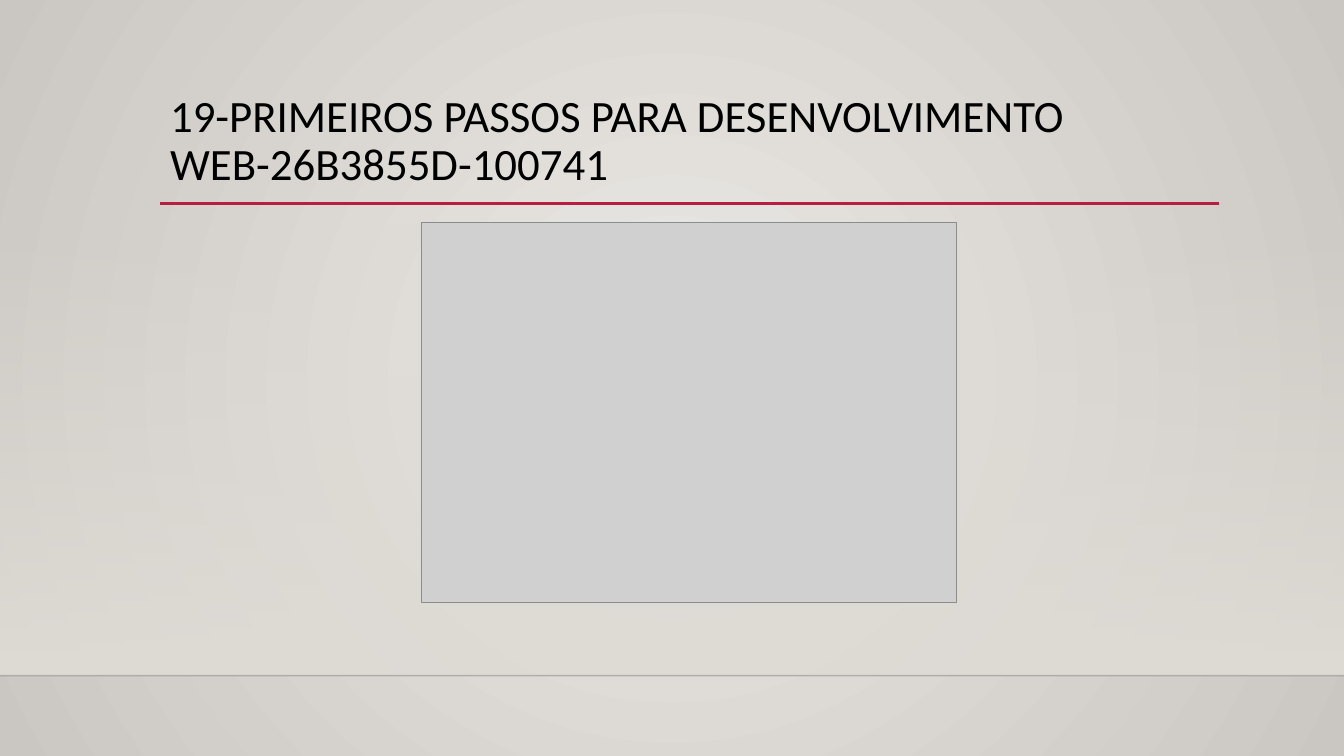
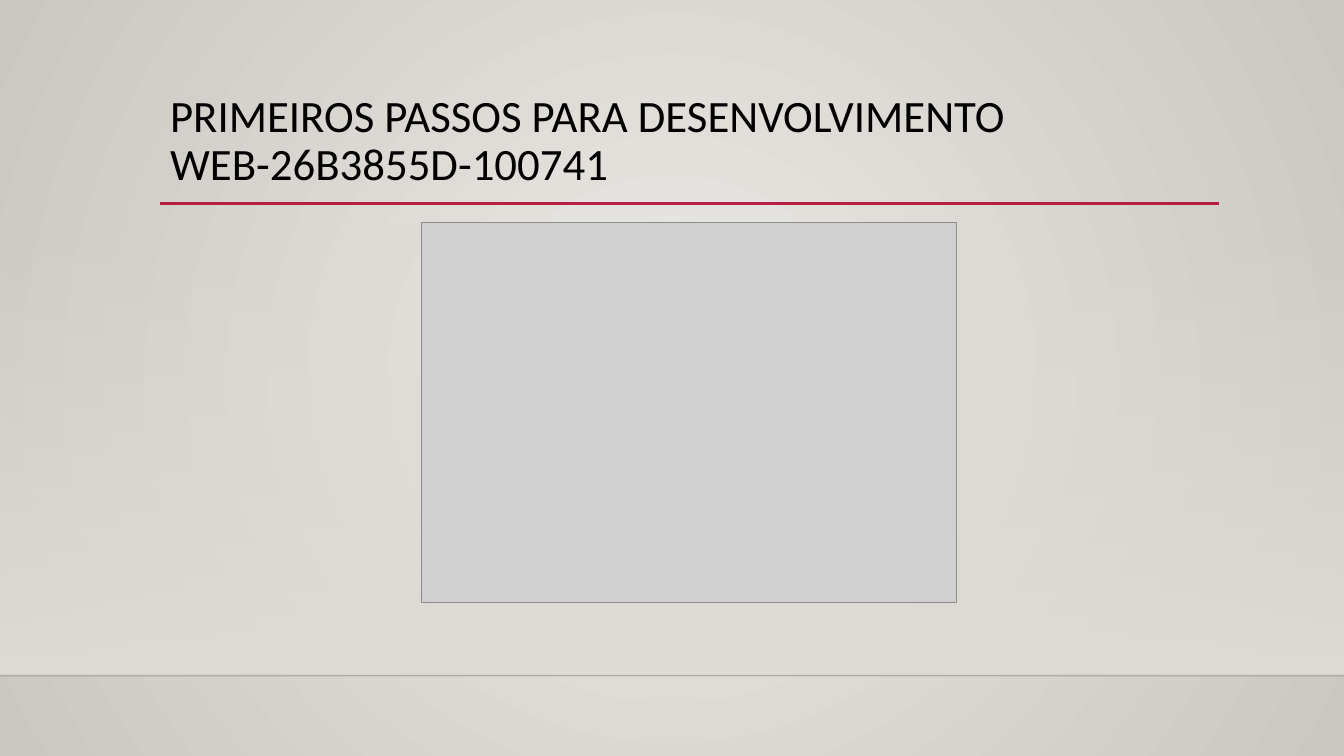
Before and after one commit to Rosem111/Evolu-o-na-DIO, a slide deck: slide 15 of Conquistas/Conquistas.pptx. Drawn at 1344x756 pixels with LibreOffice and Linux fonts; fonts in the diff are those of the drawing; grey boxes stand for pictures; background and template pictures are left out. Boxes give left, top, right and bottom in pixels: in the first picture for what was removed or moved away, otherwise in the second. Text is boxed around its words. In the diff, an @@ line names an element or a change of style, - is before the commit and + after.

```diff
--- a/Conquistas/Conquistas.pptx
+++ b/Conquistas/Conquistas.pptx
@@ title at box(170, 103, 1005, 181): text changed @@
-19-PRIMEIROS PASSOS PARA DESENVOLVIMENTO WEB-26B3855D-100741
+PRIMEIROS PASSOS PARA DESENVOLVIMENTO WEB-26B3855D-100741
```
Also in this commit, not shown: 3 other slides changed, 4 slides added.
